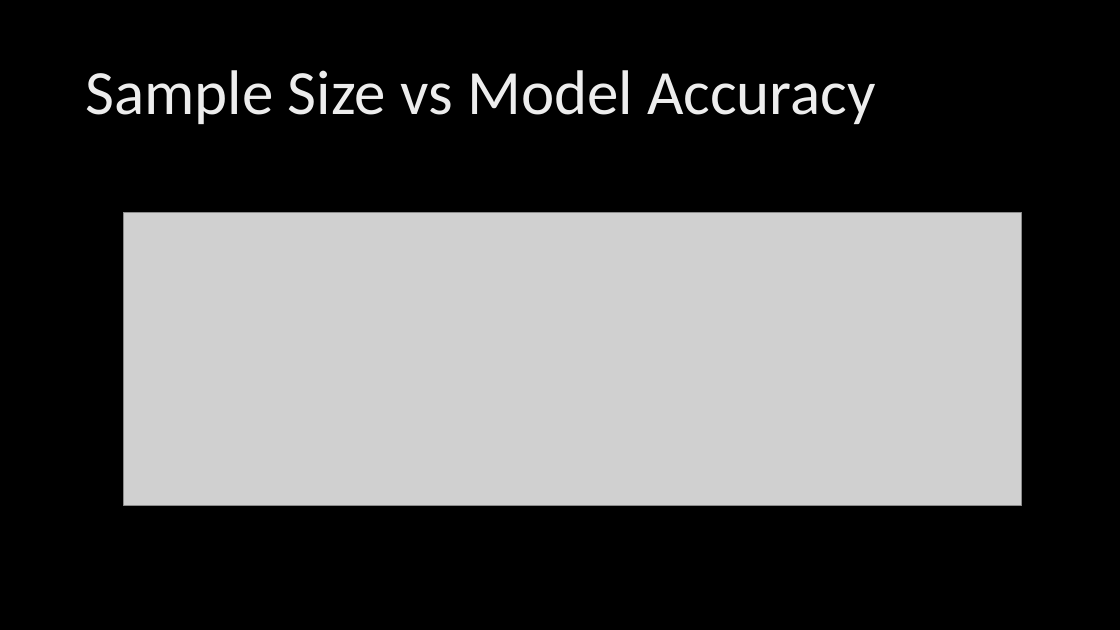
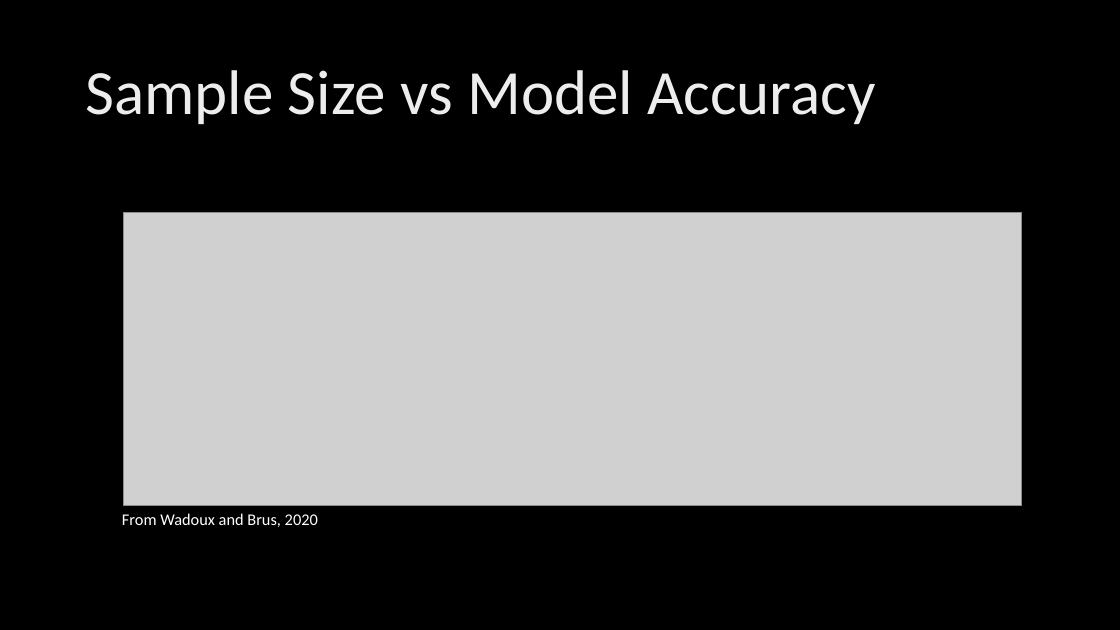
Before and after one commit to ncss-tech/stats_for_soil_survey, a slide deck: slide 8 of presentations/3_sampling/sampling_fy22.pptx. Drawn at 1120x630 pixels with LibreOffice and Linux fonts; fonts in the diff are those of the drawing; grey boxes stand for pictures; background and template pictures are left out. Boxes give left, top, right and bottom in pixels: in the first picture for what was removed or moved away, otherwise in the second. Text is boxed around its words. In the diff, an @@ line names an element or a change of style, - is before the commit and + after.

```diff
--- a/presentations/3_sampling/sampling_fy22.pptx
+++ b/presentations/3_sampling/sampling_fy22.pptx
@@ text added at (x1=122, y1=513, x2=318, y2=527), 14 pt, text #FFFFFF @@
+From Wadoux and Brus, 2020
```
Also in this commit, not shown: 3 other slides changed, 2 slides added, 2 slides removed.
